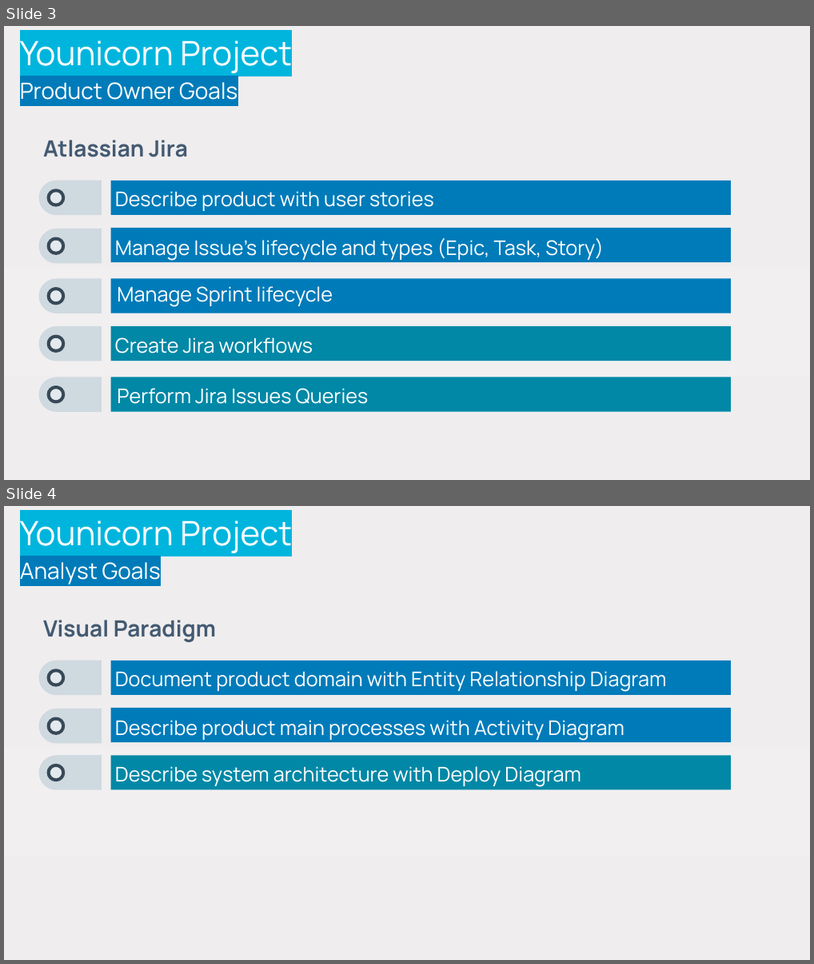
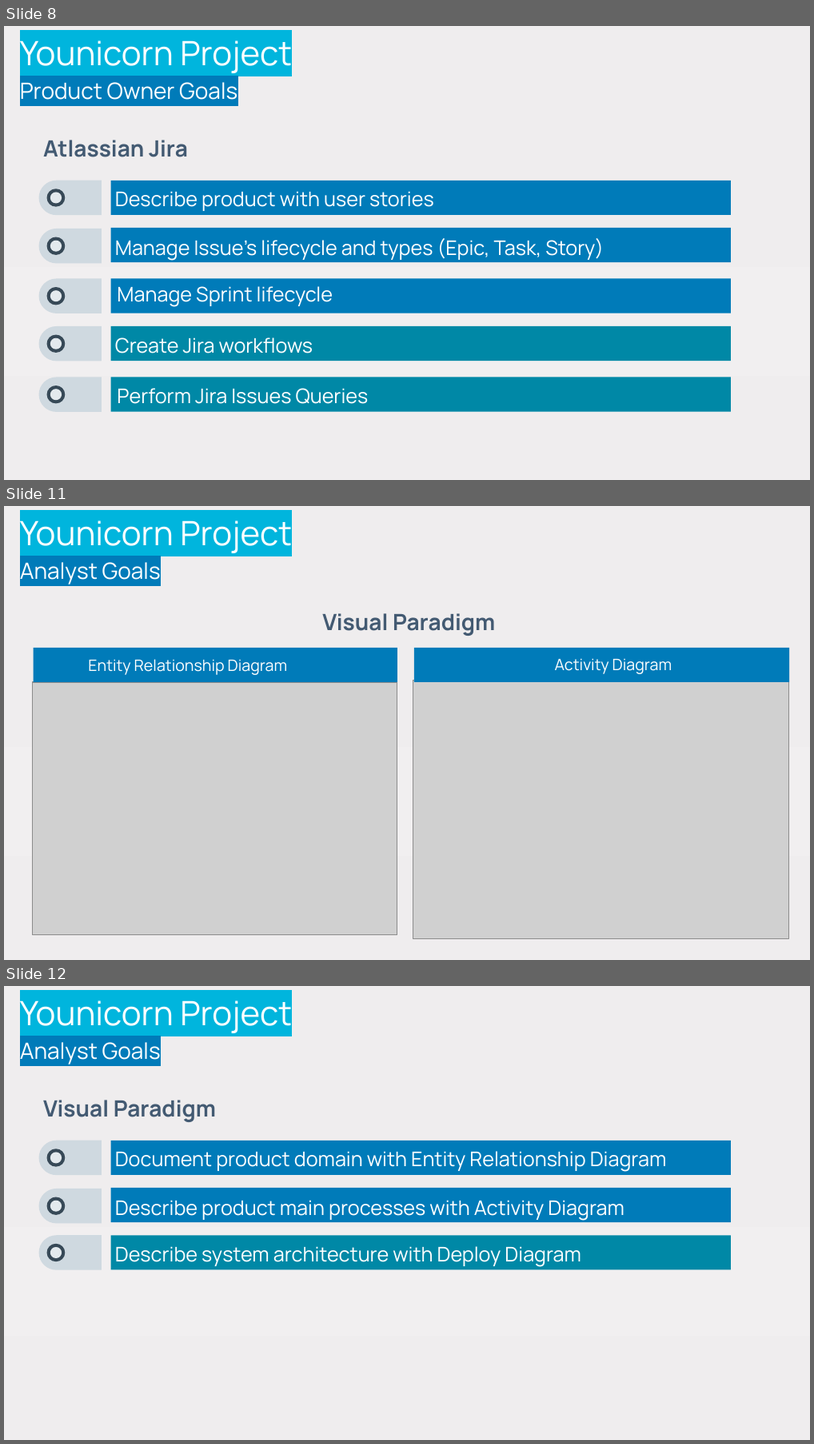
Before and after one commit to stefanofiorenza/KNITS, a slide deck: Programs/Trainings/Slides/KNITS-Younicorn-RoadMap.pptx. Shown one above the other, each under a label of ours: slides 3 and 4 before the commit, slides 8, 11 and 12 after it; the slides between them are not shown. The pictures are 814x964 and 814x1444 pixels, drawn with LibreOffice and Linux fonts; fonts in the diff are those of the drawing; grey boxes stand for pictures; background and template pictures are left out. Boxes give left, top, right and bottom in pixels: in the first picture for what was removed or moved away, otherwise in the second. Text is boxed around its words. In the diff, an @@ line names an element or a change of style, - is before the commit and + after.

Commit message:
Younicorn Slides

```diff
--- a/Programs/Trainings/Slides/KNITS-Younicorn-RoadMap.pptx
+++ b/Programs/Trainings/Slides/KNITS-Younicorn-RoadMap.pptx
@@ slide 11 added at box(4, 506, 810, 960), background gradient #EFEDEE to #F1EFF0 to #EFEBEC @@
@@ title added at box(20, 520, 292, 584), 30 pt, text #FFFFFF @@
+Younicorn Project
+Analyst Goals
@@ text added at box(322, 613, 495, 636), 20 pt, text #435A72, bold @@
+Visual Paradigm
@@ rectangle added at box(33, 647, 398, 682), fill #007BB9, 14 pt, text #FFFFFF @@
+Entity Relationship Diagram
@@ rectangle added at box(414, 647, 790, 682), fill #007BB9 @@
@@ text added at box(555, 658, 672, 674), 14 pt, text #FFFFFF @@
+Activity Diagram
@@ picture added at box(32, 682, 398, 934) @@
@@ picture added at box(414, 680, 789, 938) @@
@@ what was slide 3 is now slide 8 @@
@@ what was slide 4 is now slide 12 @@
```
Also in this commit, not shown: 1 slide changed, 23 other slides added, 2 other files.
